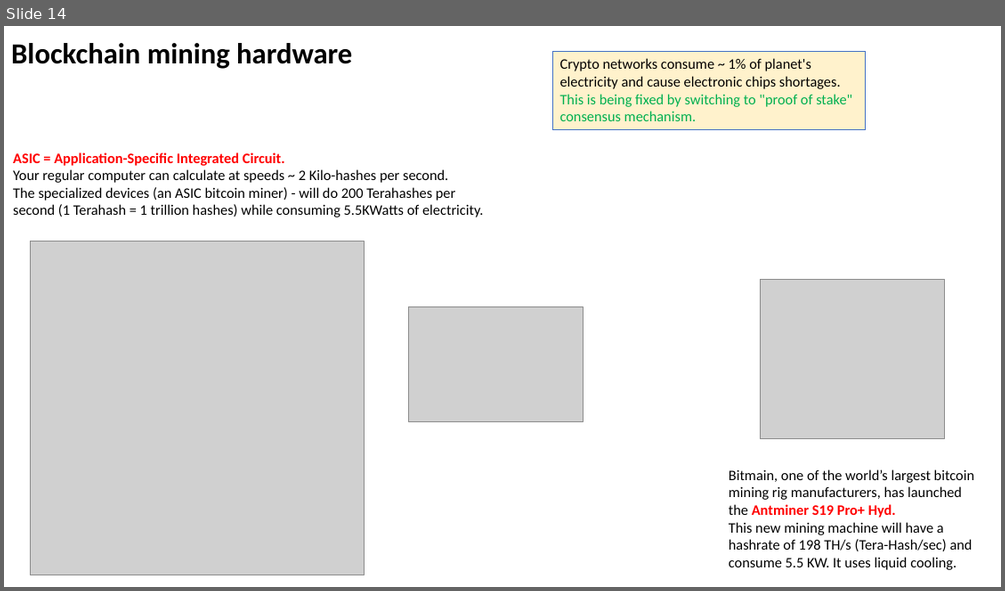
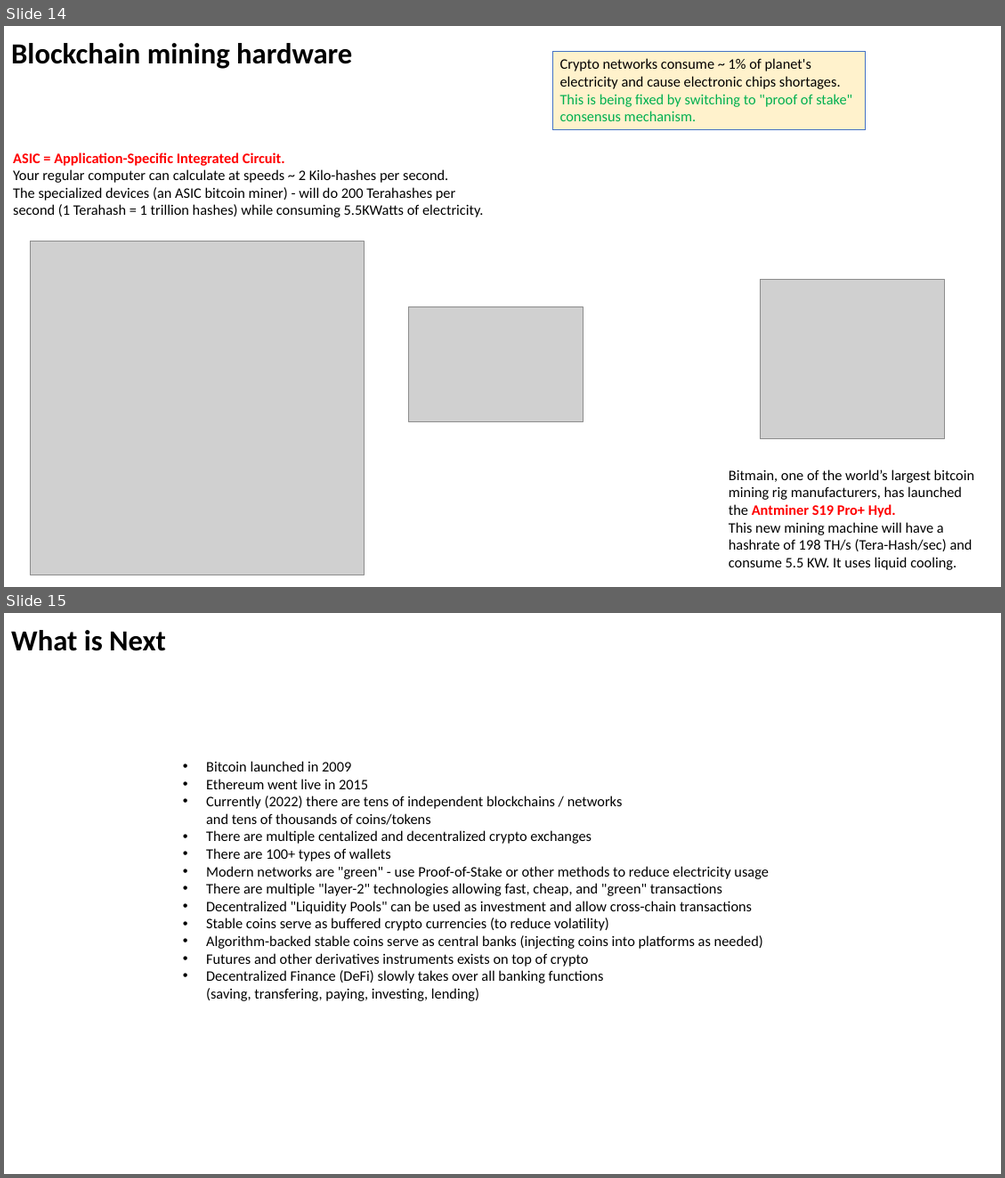
Before and after one commit to lselector/crypto, a slide deck: crypto_01_intro.pptx. Shown one above the other, each under a label of ours: slide 14 before the commit, slides 14 and 15 after it. The pictures are 1005x591 and 1005x1178 pixels, drawn with LibreOffice and Linux fonts; fonts in the diff are those of the drawing; grey boxes stand for pictures. Boxes give left, top, right and bottom in pixels: in the first picture for what was removed or moved away, otherwise in the second. Text is boxed around its words. In the diff, an @@ line names an element or a change of style, - is before the commit and + after.

```diff
--- a/crypto_01_intro.pptx
+++ b/crypto_01_intro.pptx
@@ slide 15 added at <box>4,613,1001,1174</box>, background #FFFFFF @@
@@ text added at <box>11,630,166,651</box>, 28 pt, text #000000, bold @@
+What is Next
@@ text added at <box>206,761,769,1001</box>, 14 pt, text #000000 @@
+• Bitcoin launched in 2009
+• Ethereum went live in 2015
+• Currently (2022) there are tens of independent blockchains / networks
+  and tens of thousands of coins/tokens
+• There are multiple centalized and decentralized crypto exchanges
+• There are 100+ types of wallets
+• Modern networks are "green" - use Proof-of-Stake or other methods to reduce electricity usage
+• There are multiple "layer-2" technologies allowing fast, cheap, and "green" transactions
+• Decentralized "Liquidity Pools" can be used as investment and allow cross-chain transactions
+• Stable coins serve as buffered crypto currencies (to reduce volatility)
+• Algorithm-backed stable coins serve as central banks (injecting coins into platforms as needed)
+• Futures and other derivatives instruments exists on top of crypto
+• Decentralized Finance (DeFi) slowly takes over all banking functions
+  (saving, transfering, paying, investing, lending)
```
Also in this commit, not shown: 1 slide changed, 4 other files.
